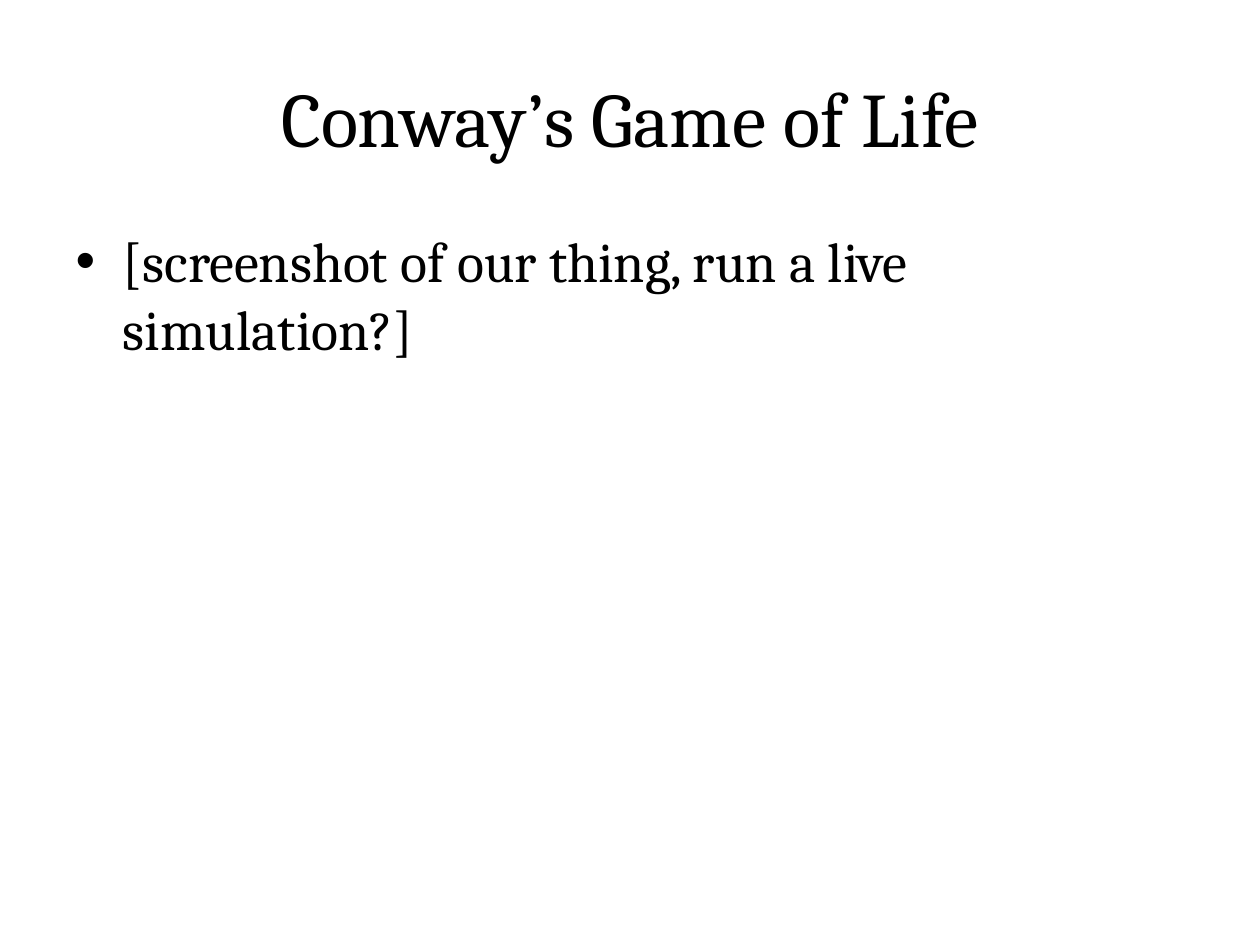
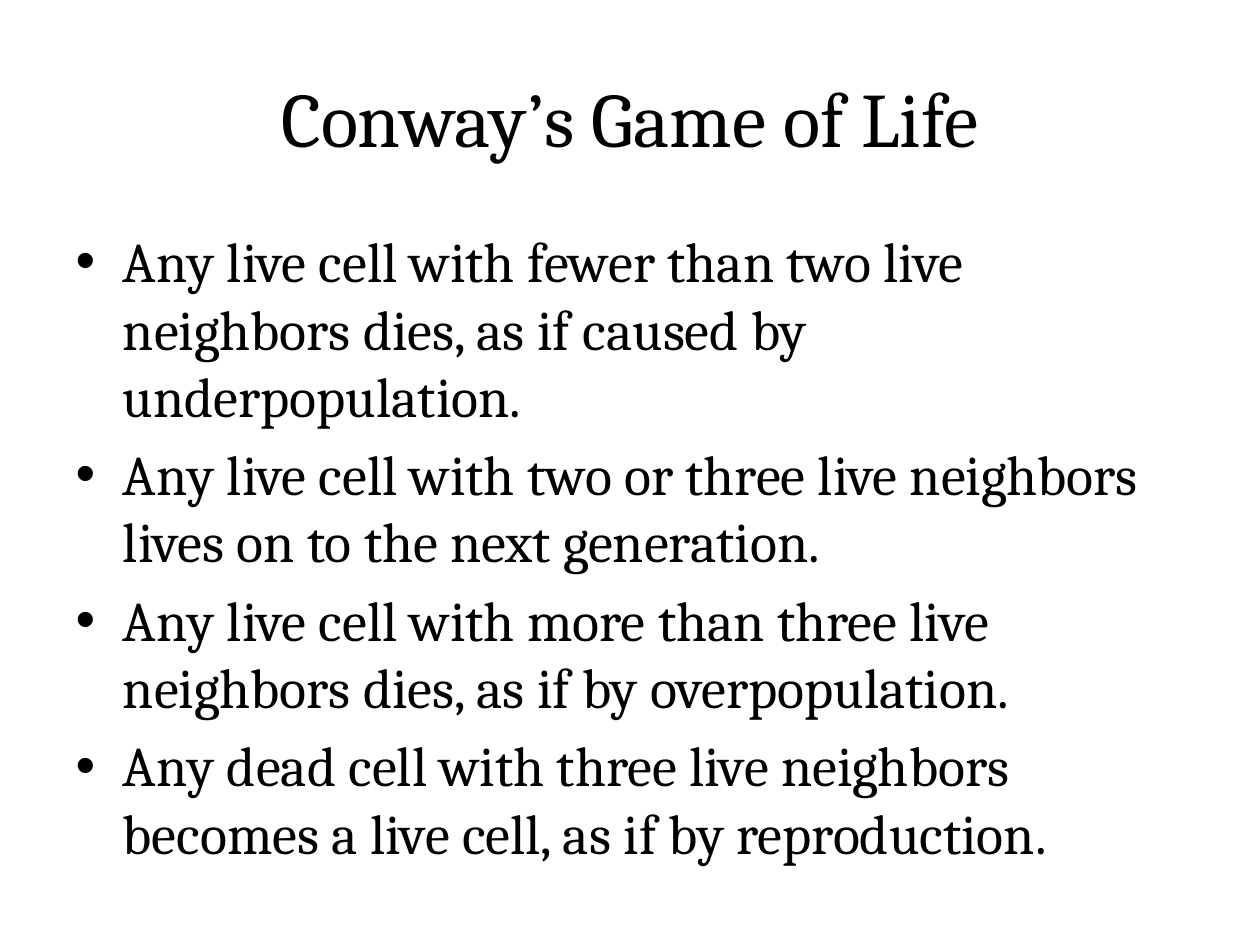
Before and after one commit to blinderm/game-of-life, a slide deck: slide 2 of presentation/CSC213_presentation.pptx. Drawn at 1260x945 pixels with LibreOffice and Linux fonts; fonts in the diff are those of the drawing. Boxes give left, top, right and bottom in pixels: in the first picture for what was removed or moved away, otherwise in the second. Text is boxed around its words. In the diff, an @@ line names an element or a change of style, - is before the commit and + after.

```diff
--- a/presentation/CSC213_presentation.pptx
+++ b/presentation/CSC213_presentation.pptx
@@ text at [123, 242, 1138, 866]: text changed @@
-• [screenshot of our thing, run a live simulation?]
+• Any live cell with fewer than two live neighbors dies, as if caused by underpopulation.
+• Any live cell with two or three live neighbors lives on to the next generation.
+• Any live cell with more than three live neighbors dies, as if by overpopulation.
+• Any dead cell with three live neighbors becomes a live cell, as if by reproduction.
```
Also in this commit, not shown: 6 other slides changed, 1 slide added, 4 slides removed.
